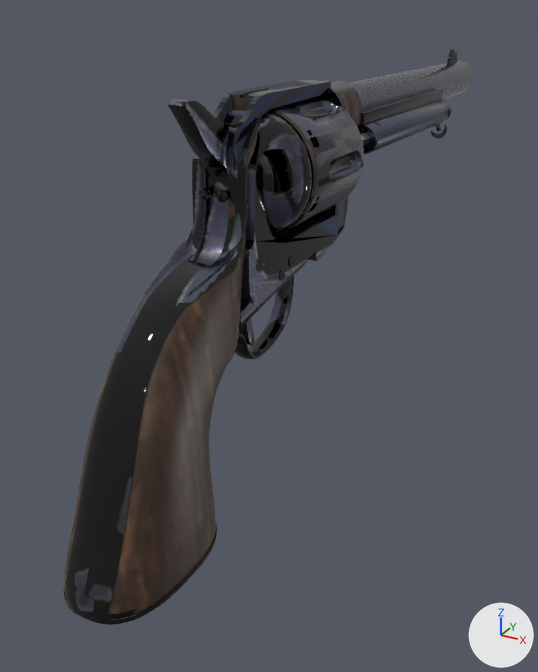
A saved change to the glTF model experiments/gun_lab/saa/saa_75.glb.
Rendered twice from a camera (50 mm lens) standing at (0.121, -0.197, 0.09) and looking at (-0.017, 0.054, -0.036). The axes (+X, +Y, +Z) are drawn at lower right. The lights are the same throughout. The older version comes first. Where no turn or scale is listed for an object, it has been applied to the vertices. Vertices at exactly the same position are counted once.

The older version as bpy lines, for what is in view:
```python
me_frame_001 = bpy.data.meshes.new('Frame.001')
me_frame_001.from_pydata(...)  # 4648 vertices, 9558 faces; spans x -0.0203..0.0203, y -0.0254..0.0584, z -0.0507..0.0122
me_frame_001.materials.append(mat_saa_painted)
me_grip_001 = bpy.data.meshes.new('Grip.001')
me_grip_001.from_pydata(...)  # 3023 vertices, 6042 faces; spans x -0.0165..0.0165, y -0.0972..-0.0104, z -0.1173..0.0074
me_grip_001.materials.append(mat_saa_painted)
me_hammer_003 = bpy.data.meshes.new('Hammer.003')
me_hammer_003.from_pydata(...)  # 2249 vertices, 4494 faces; spans x -0.0039..0.0039, y -0.0251..0.0168, z -0.0073..0.0506
me_hammer_003.materials.append(mat_saa_painted)
me_outer_001 = bpy.data.meshes.new('outer.001')
me_outer_001.from_pydata(...)  # 1850 vertices, 3696 faces; spans x -0.0168..0.0168, y -0.0988..-0.0239, z -0.1189..-0.0076
me_outer_001.materials.append(mat_saa_painted)
me_outer_002 = bpy.data.meshes.new('outer.002')
me_outer_002.from_pydata(...)  # 2291 vertices, 4574 faces; spans x -0.0097..0.0097, y -0.0478..0.0234, z -0.1173..-0.0435
me_outer_002.materials.append(mat_saa_painted)
ob_backstrap = bpy.data.objects.new('Backstrap', me_outer_001)
ob_backstrap.location = (0.0, 0.0157, 0.0538)
ob_frame = bpy.data.objects.new('Frame', me_frame_001)
ob_frame.location = (0.0, 0.0157, 0.0538)
ob_grip = bpy.data.objects.new('Grip', me_grip_001)
ob_grip.location = (0.0, 0.0157, 0.0538)
ob_hammer = bpy.data.objects.new('Hammer', me_hammer_003)
ob_hammer.parent = ob_coltsaa
ob_hammer.location = (0.0, -0.00254, 0.0165)
ob_triggerguard = bpy.data.objects.new('TriggerGuard', me_outer_002)
ob_triggerguard.location = (0.0, 0.0157, 0.0538)
# also in view: 'Gate' at (0.013, 0.01, 0.044); 'EjectorHousing' at (0.01, 0.126, 0.046); 'Cylinder' at (0.0, 0.036, 0.041); 'Barrel' at (0.0, 0.152, 0.057)
```
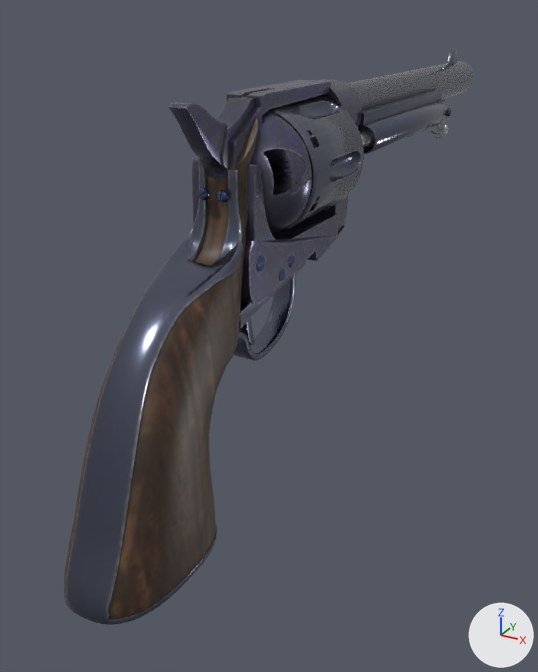
Where the change shows, as pixel boxes [x1, y1, x2, y2] in the pictures (538 x 672 px; the box of a moved part takes in the faces that stretch with it):
'Hammer', reshaped: before [168, 100, 236, 179]; after [169, 96, 255, 179]
'TriggerGuard', reshaped: before [233, 259, 308, 360]; after [233, 259, 308, 361]
part 1 of me_outer_001, surface changed (black to blue): [64, 166, 243, 625] in both
part 2 of me_frame_001, moved or reshaped: before [199, 89, 329, 169]; after [199, 93, 270, 169]
part 3 of me_frame_001, surface changed (lighter): [192, 79, 361, 304] in both
part 4 of me_hammer_003, moved or reshaped: before [168, 100, 236, 171]; after [169, 96, 255, 171]
part 5 of me_hammer_003, surface changed: [171, 110, 228, 179] in both
part 6 of me_outer_002, moved or reshaped: before [233, 262, 305, 360]; after [234, 274, 296, 361]

Patch to the scene script:
```diff
--- a/experiments/gun_lab/saa/saa_75.glb.py
+++ b/experiments/gun_lab/saa/saa_75.glb.py
@@ me_outer_001 @@
 me_outer_001.from_pydata(...)  # 1850 vertices, 3696 faces; spans x -0.0168..0.0168, y -0.0988..-0.0239, z -0.1189..-0.0076
 # used by ob_backstrap; location = (0.0, 0.0157, 0.0538)
+# me_outer_001 part 1: texture (UV) coordinates of 3218 of 3696 faces, centred in x -0.0167..0.0167, y -0.0987..-0.0239, z -0.1189..-0.0076, changed; they spanned u 0.0..0.99, v 0.08..1.0 and now span u 0.0..1.0, v 0.0..0.99
 me_outer_001.materials.append(mat_saa_painted)
@@ me_frame_001 @@
 # used by ob_frame; location = (0.0, 0.0157, 0.0538)
-me_frame_001.from_pydata(...)  # 4648 vertices, 9558 faces; spans x -0.0203..0.0203, y -0.0254..0.0584, z -0.0507..0.0122
+me_frame_001.from_pydata(...)  # 4666 vertices, 9511 faces; spans x -0.0203..0.0203, y -0.0254..0.0584, z -0.0507..0.0122
+# me_frame_001 part 2: 54 vertices moved from x -0.0061..0.0061, y -0.0246..-0.0076, z -0.0068..0.0116 to x -0.0061..0.0061, y -0.0246..-0.0077, z -0.0069..0.0086; 308 vertices removed from x -0.0061..0.0061, y -0.0246..-0.0016, z -0.016..0.0117; 326 vertices added at x -0.0061..0.0061, y -0.0246..-0.0016, z -0.0159..0.0093
+# me_frame_001 part 3: 6861 kept faces spanning x -0.0203..0.0203, y -0.0254..0.0584, z -0.0507..0.0122 get new texture (UV) coordinates
+# other edits to the shape of me_frame_001 do not show in these pictures
 me_frame_001.materials.append(mat_saa_painted)
@@ me_hammer_003 @@
 # used by ob_hammer; parent = ob_coltsaa; location = (0.0, -0.00254, 0.0165)
-me_hammer_003.from_pydata(...)  # 2249 vertices, 4494 faces; spans x -0.0039..0.0039, y -0.0251..0.0168, z -0.0073..0.0506
+me_hammer_003.from_pydata(...)  # 2379 vertices, 4754 faces; spans x -0.0039..0.0039, y -0.0249..0.0168, z -0.0073..0.0498
+# me_hammer_003 part 4: 292 vertices moved from x -0.0039..0.0039, y -0.0247..0.0098, z 0.032..0.049 to x -0.0039..0.0039, y -0.0245..0.0098, z 0.032..0.0492; 830 vertices removed from x -0.0039..0.0039, y -0.0251..0.0098, z 0.032..0.0506; 960 vertices added at x -0.0039..0.0039, y -0.0249..0.0098, z 0.032..0.0498
+# me_hammer_003 part 5: 2211 kept faces spanning x -0.0039..0.0039, y -0.0243..0.0168, z -0.0073..0.0484 get new texture (UV) coordinates
 me_hammer_003.materials.append(mat_saa_painted)
@@ me_outer_002 @@
 # used by ob_triggerguard; location = (0.0, 0.0157, 0.0538)
-me_outer_002.from_pydata(...)  # 2291 vertices, 4574 faces; spans x -0.0097..0.0097, y -0.0478..0.0234, z -0.1173..-0.0435
+me_outer_002.from_pydata(...)  # 2007 vertices, 4013 faces; spans x -0.0097..0.0097, y -0.0478..0.0234, z -0.1173..-0.0435
+# me_outer_002 part 6: 18 vertices moved within x 0.0, y -0.0238..0.0217, z -0.0776..-0.0554; 1857 vertices removed from x -0.0097..0.0097, y -0.0478..0.0234, z -0.1173..-0.0435; 1573 vertices added at x -0.0041..0.0041, y -0.0238..0.0217, z -0.0778..-0.0498
 me_outer_002.materials.append(mat_saa_painted)
```
